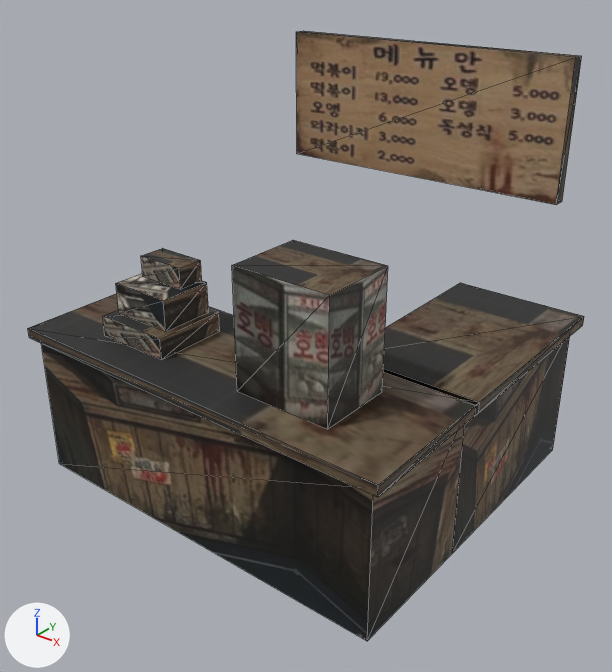
One commit to the glTF model assets/models/sf/sf_snack_counter_v2.glb: the scene before it, then after it.
The view is the same before and after, from a camera (50 mm lens) standing at (2.75, -2.85, 2.98) and looking at (0.05, 0.53, 0.89). The lights are fixed; the arrows at lower left show +X, +Y and +Z. The picture after the commit comes second. Mesh edges are drawn as thin lines. Where no turn or scale is listed for an object, it has been applied to the vertices. Vertices at exactly the same position are counted once.

In view in the first picture: 'LShapedSnackCounter_Root'.
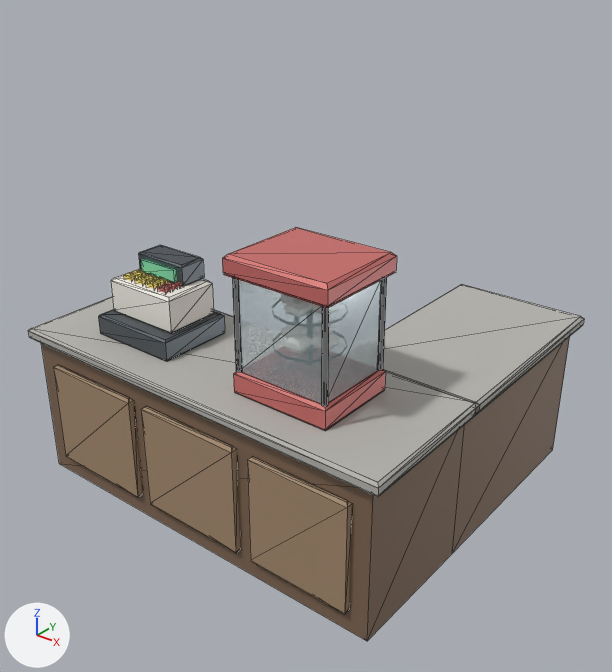
The change, as a list of edits to the scene's bpy script:
```text
Add mat_granitestone:
    mat_granitestone = principled_material('GraniteStone')
    mat_granitestone.base_color = (0.48, 0.47, 0.44)  # grey #b8b6b1
    mat_granitestone.metallic = 0.06
    mat_granitestone.roughness = 0.82
Add mat_darkwalnut:
    mat_darkwalnut = principled_material('DarkWalnut')
    mat_darkwalnut.base_color = (0.22, 0.14, 0.09)  # brown #816955
    mat_darkwalnut.metallic = 0.05
    mat_darkwalnut.roughness = 0.58
Change me_lshapedsnackcounter_staticmesh:
    remove me_lshapedsnackcounter_staticmesh.from_pydata(...)  # 70 vertices, 108 faces; spans x -1.2..1.2, y -0.43..1.76, z 0.0..2.35
    add me_lshapedsnackcounter_staticmesh.from_pydata(...)  # 382 vertices, 488 faces; spans x -1.2..1.2, y -0.43..1.7, z 0.0..1.64
    me_lshapedsnackcounter_staticmesh part 1: a new loose piece, a box spanning x -0.68..-0.42, y 0.0..0.02, z 1.26..1.33, in mat_bankergreen (green #69b190, glowing dark green #3f7659)
    me_lshapedsnackcounter_staticmesh part 2: a new loose piece, a box spanning x -0.45..-0.39, y -0.045..-0.01, z 1.23..1.26, in mat_crimsonfabric (pink #ce6f6c)
    me_lshapedsnackcounter_staticmesh part 3: a new loose piece, a box spanning x -0.45..-0.39, y -0.095..-0.06, z 1.23..1.26, in mat_crimsonfabric (pink #ce6f6c)
    me_lshapedsnackcounter_staticmesh part 4: a new loose piece, a box spanning x 0.24..0.76, y -0.22..0.22, z 1.04..1.54, in mat_frostedglass (pale blue #cee5ea)
    me_lshapedsnackcounter_staticmesh part 5: a new loose piece, a box spanning x -0.72..-0.66, y -0.045..-0.01, z 1.23..1.26, in mat_warnyellow (yellow #efd469)
    me_lshapedsnackcounter_staticmesh part 6: a new loose piece, a box spanning x -0.63..-0.57, y -0.045..-0.01, z 1.23..1.26, in mat_warnyellow (yellow #efd469)
    me_lshapedsnackcounter_staticmesh part 7: a new loose piece, a box spanning x -0.54..-0.48, y -0.045..-0.01, z 1.23..1.26, in mat_warnyellow (yellow #efd469)
    me_lshapedsnackcounter_staticmesh part 8: a new loose piece, a box spanning x -0.72..-0.66, y -0.095..-0.06, z 1.23..1.26, in mat_warnyellow (yellow #efd469)
    me_lshapedsnackcounter_staticmesh part 9: a new loose piece, a box spanning x -0.63..-0.57, y -0.095..-0.06, z 1.23..1.26, in mat_warnyellow (yellow #efd469)
    me_lshapedsnackcounter_staticmesh part 10: a new loose piece, a box spanning x -0.54..-0.48, y -0.095..-0.06, z 1.23..1.26, in mat_warnyellow (yellow #efd469)
    me_lshapedsnackcounter_staticmesh part 11: the loose piece of 8 vertices spanning x -0.74..-0.36, y -0.14..0.18, z 1.04..1.22 is rebuilt with 12 vertices and now spans x -0.78..-0.32, y -0.14..0.18, z 1.05..1.24, in mat_creammattress (white #f1ede5)
    me_lshapedsnackcounter_staticmesh part 12: the loose piece of 8 vertices spanning x -0.7..-0.4, y 0.02..0.18, z 1.22..1.34 is rebuilt with 12 vertices and now spans x -0.72..-0.38, y 0.02..0.18, z 1.25..1.36, in mat_wroughtiron (grey #656c73)
    me_lshapedsnackcounter_staticmesh part 13: the loose piece of 8 vertices spanning x -0.78..-0.32, y -0.22..0.22, z 0.92..1.04 is rebuilt with 12 vertices and now spans x -0.82..-0.28, y -0.22..0.22, z 0.93..1.04, in mat_wroughtiron (grey #656c73)
    me_lshapedsnackcounter_staticmesh part 14: the loose piece of 8 vertices spanning x -0.95..0.95, y 1.68..1.76, z 1.55..2.35 is deleted
    me_lshapedsnackcounter_staticmesh part 15: 16 vertices removed from x -1.2..1.2, y -0.43..1.7, z 0.92..1.58; 212 vertices added at x -1.2..1.2, y -0.43..1.7, z 0.12..1.64
    me_lshapedsnackcounter_staticmesh part 16: 24 faces spanning x -1.15..1.15, y -0.39..1.65, z 0.0..0.86 switch from mat_lshapedsnackcounter_mat (picture img_image_0) to mat_darkwalnut (brown #816955)
    me_lshapedsnackcounter_staticmesh part 17: 4 faces spanning x -1.2..1.2, y -0.43..1.7, z 0.86 switch from mat_lshapedsnackcounter_mat (picture img_image_0) to mat_granitestone (grey #b8b6b1)
    other edits to the shape of me_lshapedsnackcounter_staticmesh do not show in these pictures
    add me_lshapedsnackcounter_staticmesh.materials.append(mat_agedoak)  # beige #a68b6f
    add me_lshapedsnackcounter_staticmesh.materials.append(mat_wroughtiron)  # grey #656c73
    add me_lshapedsnackcounter_staticmesh.materials.append(mat_creammattress)  # white #f1ede5
    add me_lshapedsnackcounter_staticmesh.materials.append(mat_bankergreen)  # green #69b190, glowing dark green #3f7659
    add me_lshapedsnackcounter_staticmesh.materials.append(mat_crimsonfabric)  # pink #ce6f6c
    add me_lshapedsnackcounter_staticmesh.materials.append(mat_frostedglass)  # pale blue #cee5ea
    add me_lshapedsnackcounter_staticmesh.materials.append(mat_brushedsteel)  # light grey #ced4d8
    add me_lshapedsnackcounter_staticmesh.materials.append(mat_warnyellow)  # yellow #efd469
```

Where the change shows, as pixel boxes [x1, y1, x2, y2] in the pictures (612 x 672 px):
'LShapedSnackCounter_Root', reshaped (32% shorter)
    before: [28, 31, 584, 641]
    after: [28, 227, 584, 641]
part 1 of me_lshapedsnackcounter_staticmesh, added
    after: [141, 259, 177, 283]
part 2 of me_lshapedsnackcounter_staticmesh, added
    after: [165, 282, 177, 290]
part 3 of me_lshapedsnackcounter_staticmesh, added
    after: [158, 285, 170, 293]
part 4 of me_lshapedsnackcounter_staticmesh, added
    after: [238, 280, 382, 404]
part 5 of me_lshapedsnackcounter_staticmesh, added
    after: [131, 270, 143, 278]
part 6 of me_lshapedsnackcounter_staticmesh, added
    after: [142, 274, 154, 282]
part 7 of me_lshapedsnackcounter_staticmesh, added
    after: [153, 278, 166, 286]
part 8 of me_lshapedsnackcounter_staticmesh, added
    after: [124, 273, 136, 281]
part 9 of me_lshapedsnackcounter_staticmesh, added
    after: [135, 277, 147, 285]
part 10 of me_lshapedsnackcounter_staticmesh, added
    after: [146, 281, 159, 289]
part 11 of me_lshapedsnackcounter_staticmesh, rebuilt (11% wider, 7% taller)
    before: [116, 273, 209, 332]
    after: [111, 269, 214, 332]
part 12 of me_lshapedsnackcounter_staticmesh, rebuilt (8% wider)
    before: [141, 248, 202, 289]
    after: [138, 245, 204, 286]
part 13 of me_lshapedsnackcounter_staticmesh, rebuilt (8% wider)
    before: [103, 308, 220, 360]
    after: [98, 309, 225, 361]
part 14 of me_lshapedsnackcounter_staticmesh, deleted
    before: [296, 31, 582, 205]
part 15 of me_lshapedsnackcounter_staticmesh, built on
    before: [28, 240, 584, 497]
    after: [28, 227, 584, 614]
part 16 of me_lshapedsnackcounter_staticmesh, recoloured
    both: [41, 337, 570, 641]
part 17 of me_lshapedsnackcounter_staticmesh, recoloured
    after: [30, 325, 583, 497]
